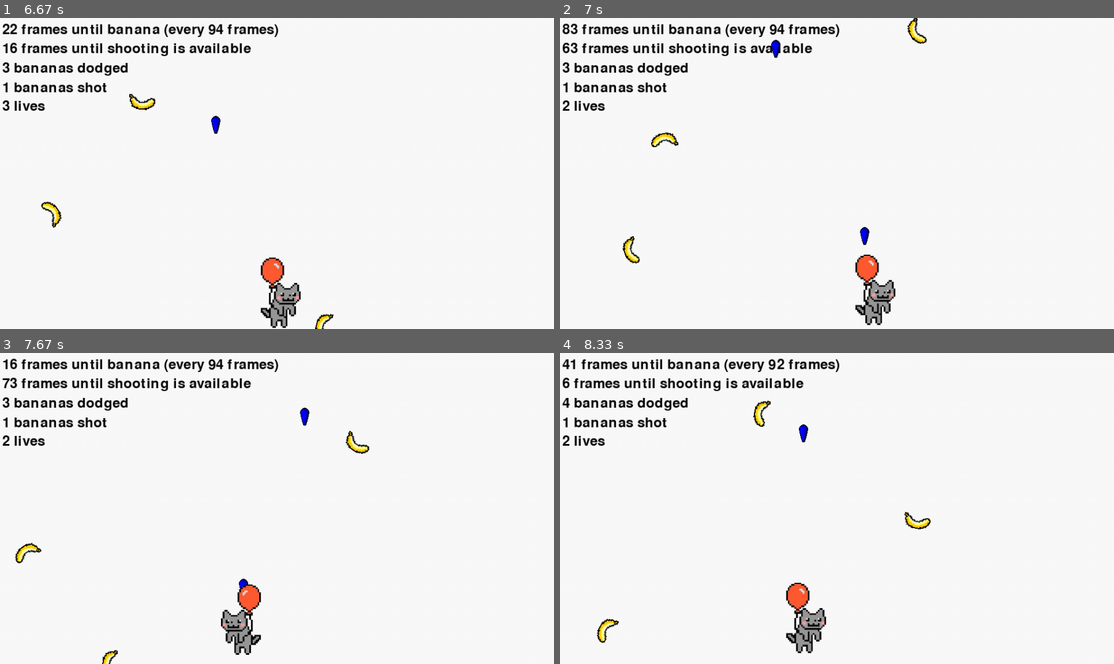
Above: before the commit, frames 1-4 (two rows, left to right).
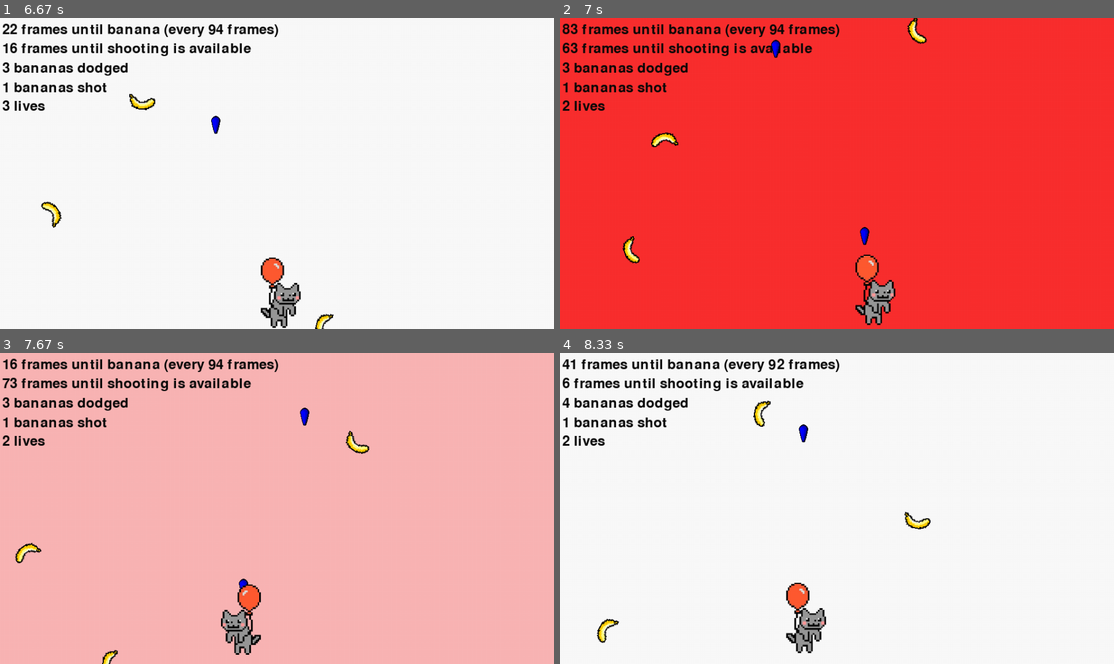
Above: after the commit, the same moments.

Repository: MikeCroall/MyPyGame
Game: pygame game, started from src/main.py
The game is run twice, just before and just after one commit, with the same random seed, the same clock (stepped at 60 frames per second) and the same inputs.
Inputs:
- Up to frame 1 (6.67 s): tap Space at 0.33, 0.73, 1.03, 1.3, 1.6, 1.73, 2.03, 2.4, 2.7, 2.9, 3.2, 3.4, 3.7, 3.9, 4.2, 4.47, 4.77, 4.9, 5.2, 5.57, 5.87, 6.07, 6.37, 6.57 s; hold Left 0.67-1.2 s; hold Left 1.23-1.63 s; hold Right 1.67-2.3 s; hold Left 2.33-2.8 s; hold Right 2.83-3.3 s; hold Right 3.33-3.8 s; hold Left 3.83-4.37 s; hold Left 4.4-4.8 s; hold Right 4.83-5.47 s; hold Left 5.5-5.97 s; hold Right 6-6.47 s; hold Right from 6.5 s (still down)
- Up to frame 2 (7 s): tap Space at 6.87 s; release Right at 6.97 s
- Up to frame 3 (7.67 s): hold Left 7-7.53 s; tap Space at 7.07, 7.37, 7.63 s; hold Left from 7.57 s (still down)
- Up to frame 4 (8.33 s): tap Space at 7.93, 8.07 s; release Left at 7.97 s; hold Right from 8 s (still down)

Frame 1 is identical in both runs. In frame 2, 98% of the frame differs, in the area x 0-100%, y 0-100%; in frame 3, 97%; in frame 4, nothing differs.

Commit message:
Background indicates loss/gain of lives

Diff:
--- a/src/main.py
+++ b/src/main.py
@@ -23,10 +23,11 @@
     bob_rate, frames_until_bob = 7, 7
     shooting_cool_down, frames_until_can_shoot = 75, 30
     projectile_speed = [0, -4 * int(height / 480)]
+    background_colour = (250, 250, 250)
 
     background = pygame.Surface(screen.get_size())
     background = background.convert()
-    background.fill((250, 250, 250))
+    background.fill(background_colour)
 
     player_1 = Player(pygame.image.load("../img/nyan-balloon.png"), [int(width / 480), 0], size)
 
@@ -106,14 +107,17 @@
                     if b.get_gives_life():
                         if lives < 10:
                             lives += 1
+                            background_colour = (0, 254, 254)
                     else:
                         lives -= 1
+                        background_colour = (250, 0, 0)
                 else:
                     ind = b.get_rect().collidelist([x.get_rect() for x in projectiles])
                     if ind != -1:
                         if b.get_gives_life():
                             if lives < 10:
                                 lives += 1
+                                background_colour = (0, 254, 254)
                         else:
                             bananas_shot += 1  # life-bananas don't count towards this
                         rem_b.append(b)
@@ -134,7 +138,23 @@
             labels[4].set_text("{} lives".format(lives))
 
             # draw on background
-            background.fill((250, 250, 250))
+            background_recover_rate = 2
+            if background_colour != (250, 250, 250):
+                r, g, b = background_colour
+                if r < 250:
+                    r += background_recover_rate
+                elif r > 250:
+                    r -= background_recover_rate
+                if g < 250:
+                    g += background_recover_rate
+                elif g > 250:
+                    g -= background_recover_rate
+                if b < 250:
+                    b += background_recover_rate
+                elif b > 250:
+                    b -= background_recover_rate
+                background_colour = (r, g, b)
+            background.fill(background_colour)
             top = 8
             for l in labels:
                 l.get_rect().top = top
